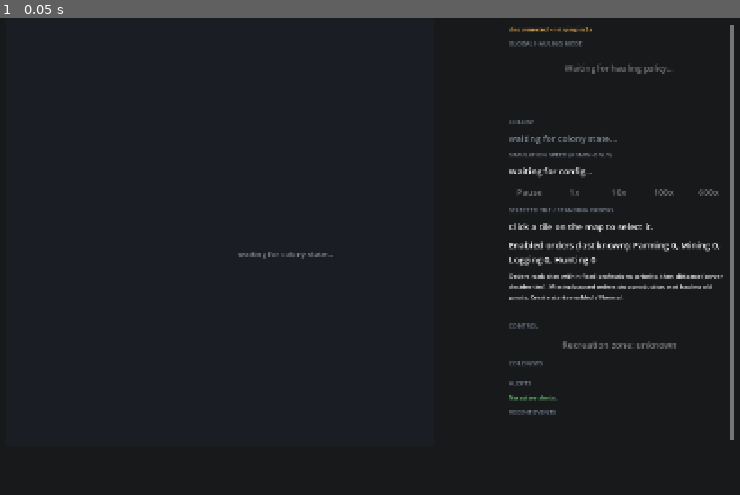
Above: before the commit, frame 1.
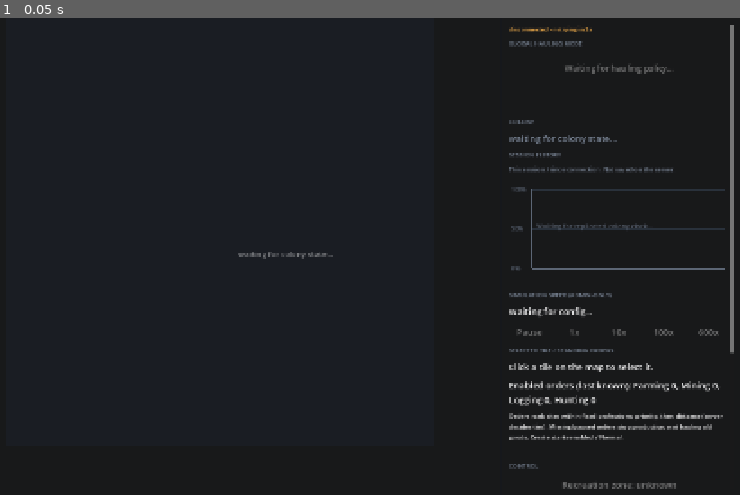
Above: after the commit, the same moment.

Repository: iMithrellas/continuum
Game: Godot game, scene res://scenes/main.tscn
The game is run twice, just before and just after one commit, with the same random seed, the same clock (stepped at 60 frames per second) and the same inputs.
Inputs:
- Up to frame 1 (0.05 s): no input

The runs differ from the first frame. In frame 1, 3.7% of the frame differs, in the area x 68-100%, y 28-99%.

Commit message:
feat(ui): add client session history chart

Diff:
--- /dev/null
+++ b/client/godot/scripts/history_chart.gd
@@ -0,0 +1,60 @@
+## Small chart for values observed during this client connection only.
+class_name HistoryChart
+extends Control
+
+const AXIS_COLOR := Color("5c6675")
+const GRID_COLOR := Color("29313b")
+const MOOD_COLOR := Color("6fcf7f")
+const PRODUCTIVITY_COLOR := Color("ffb74d")
+const PADDING := Vector2(42, 18)
+
+var _points: Array[Dictionary] = []
+
+
+func set_points(points: Array[Dictionary]) -> void:
+	_points = points
+	queue_redraw()
+
+
+func _ready() -> void:
+	custom_minimum_size = Vector2(0, 190)
+
+
+func _draw() -> void:
+	var font := ThemeDB.fallback_font
+	var plot := Rect2(PADDING.x, PADDING.y, size.x - PADDING.x - 8.0,
+			size.y - PADDING.y - 30.0)
+	if plot.size.x <= 20.0 or plot.size.y <= 20.0:
+		return
+	for value: int in [0, 50, 100]:
+		var y := plot.position.y + plot.size.y * (1.0 - value / 100.0)
+		draw_line(Vector2(plot.position.x, y), Vector2(plot.end.x, y), GRID_COLOR)
+		draw_string(font, Vector2(4, y + 4), "%d%%" % value, HORIZONTAL_ALIGNMENT_LEFT, -1, 10, AXIS_COLOR)
+	draw_line(plot.position, Vector2(plot.position.x, plot.end.y), AXIS_COLOR)
+	draw_line(Vector2(plot.position.x, plot.end.y), plot.end, AXIS_COLOR)
+	if _points.is_empty():
+		draw_string(font, Vector2(plot.position.x + 8, plot.position.y + plot.size.y / 2.0),
+			"Waiting for replicated colony clock...", HORIZONTAL_ALIGNMENT_LEFT, -1, 12, AXIS_COLOR)
+		return
+
+	var first_seconds: float = _points[0]["seconds"]
+	var last_seconds: float = _points[-1]["seconds"]
+	var span := maxf(last_seconds - first_seconds, 1.0)
+	var mood_line := PackedVector2Array()
+	var productivity_line := PackedVector2Array()
+	for point: Dictionary in _points:
+		var x := plot.position.x + (float(point["seconds"]) - first_seconds) / span * plot.size.x
+		var values: Dictionary = point["values"]
+		mood_line.append(Vector2(x, plot.position.y + plot.size.y * (1.0 - clampf(float(values.get("mood", 0.0)) / 100.0, 0.0, 1.0))))
+		productivity_line.append(Vector2(x, plot.position.y + plot.size.y * (1.0 - clampf(float(values.get("productivity", 0.0)) / 100.0, 0.0, 1.0))))
+	if mood_line.size() > 1:
+		draw_polyline(mood_line, MOOD_COLOR, 2.0, true)
+		draw_polyline(productivity_line, PRODUCTIVITY_COLOR, 2.0, true)
+	else:
+		draw_circle(mood_line[0], 3.0, MOOD_COLOR)
+		draw_circle(productivity_line[0], 3.0, PRODUCTIVITY_COLOR)
+	var span_minutes := (last_seconds - first_seconds) / 60.0
+	draw_string(font, Vector2(plot.position.x, size.y - 8), "0m", HORIZONTAL_ALIGNMENT_LEFT, -1, 10, AXIS_COLOR)
+	draw_string(font, Vector2(plot.end.x - 42, size.y - 8), "%.0fm" % span_minutes, HORIZONTAL_ALIGNMENT_LEFT, -1, 10, AXIS_COLOR)
+	draw_string(font, Vector2(plot.position.x + 8, plot.position.y - 4), "mood", HORIZONTAL_ALIGNMENT_LEFT, -1, 10, MOOD_COLOR)
+	draw_string(font, Vector2(plot.position.x + 48, plot.position.y - 4), "productivity", HORIZONTAL_ALIGNMENT_LEFT, -1, 10, PRODUCTIVITY_COLOR)
--- a/client/godot/scripts/main.gd
+++ b/client/godot/scripts/main.gd
@@ -4,6 +4,9 @@
 ## issues an intent-level reducer through the generated bindings. Nothing is
 ## predicted or mutated locally, so what you see is always what the server believes.
 extends Control
+
+const SessionHistoryModel = preload("res://scripts/session_history.gd")
+const HistoryChartControl = preload("res://scripts/history_chart.gd")
 
 ## How often the side panel is rebuilt. The backend ticks once a real second;
 ## rebuilding on every individual row change would be wasteful.
@@ -69,9 +72,12 @@
 var _database := ""
 var _reconnect_timer: SceneTreeTimer
 var _closing := false
+var _history: SessionHistory
+var _history_chart: HistoryChart
 
 
 func _ready() -> void:
+	_history = SessionHistoryModel.new()
 	_build_side_panel()
 	map.tile_selected.connect(_on_tile_selected)
 
@@ -118,6 +124,7 @@
 
 
 func _process(delta: float) -> void:
+	_sample_history()
 	if _intent_request != null:
 		_intent_seconds -= delta
 		if _intent_seconds <= 0.0:
@@ -171,6 +178,8 @@
 
 
 func _on_disconnected() -> void:
+	_history.reset()
+	_history_chart.set_points([])
 	_set_connection_text("disconnected - the colony keeps running without us",
 			Color("ff5c6c"))
 	_schedule_reconnect()
@@ -405,6 +414,16 @@
 	_status_label.fit_content = true
 	_status_label.scroll_active = false
 	side.add_child(_status_label)
+
+	side.add_child(_heading("Session history"))
+	var history_note := Label.new()
+	history_note.text = "This session / since connection. Not saved on the server."
+	history_note.autowrap_mode = TextServer.AUTOWRAP_WORD_SMART
+	history_note.add_theme_font_size_override("font_size", 11)
+	history_note.add_theme_color_override("font_color", Color("7f8b9c"))
+	side.add_child(history_note)
+	_history_chart = HistoryChartControl.new()
+	side.add_child(_history_chart)
 
 	side.add_child(_heading("Simulation speed (admin-only)"))
 	_speed_label = Label.new()
@@ -545,6 +564,20 @@
 	])
 
 
+func _sample_history() -> void:
+	if not _state_ready:
+		return
+	var config: ContinuumConfig = SpacetimeDB.Continuum.db.config.id.find(0)
+	var colony: ContinuumColony = SpacetimeDB.Continuum.db.colony.id.find(0)
+	if config == null or colony == null:
+		return
+	if _history.sample(config.game_seconds, {
+		"mood": colony.smoothed_mood,
+		"productivity": colony.smoothed_productivity,
+	}):
+		_history_chart.set_points(_history.points())
+
+
 func _resource_text(kind: int, amount: float) -> String:
 	return "[color=#%s]%s: %.1f[/color]" % [
 		ColonyMap.RESOURCE_COLORS[kind].to_html(false),
--- /dev/null
+++ b/client/godot/scripts/session_history.gd
@@ -0,0 +1,36 @@
+## Bounded, client-local samples from one live connection.
+class_name SessionHistory
+extends RefCounted
+
+const MAX_POINTS := 240
+const SAMPLE_INTERVAL_SECONDS := 60.0
+
+var _points: Array[Dictionary] = []
+var _last_game_seconds := -1.0
+
+
+func reset() -> void:
+	_points.clear()
+	_last_game_seconds = -1.0
+
+
+## Returns true only when a new replicated clock sample was accepted.
+## A paused clock therefore cannot add duplicate points.
+func sample(game_seconds: float, values: Dictionary) -> bool:
+	if _last_game_seconds >= 0.0 and game_seconds < _last_game_seconds:
+		reset()
+	if _last_game_seconds >= 0.0 and game_seconds - _last_game_seconds < SAMPLE_INTERVAL_SECONDS:
+		return false
+	_last_game_seconds = game_seconds
+	_points.append({"seconds": game_seconds, "values": values.duplicate()})
+	if _points.size() > MAX_POINTS:
+		_points.pop_front()
+	return true
+
+
+func points() -> Array[Dictionary]:
+	return _points.duplicate(true)
+
+
+func size() -> int:
+	return _points.size()
--- /dev/null
+++ b/client/godot/tools/history_test.gd
@@ -0,0 +1,25 @@
+## Deterministic unit check for the client-only session history buffer.
+extends SceneTree
+
+const History = preload("res://scripts/session_history.gd")
+
+
+func _init() -> void:
+	var history = History.new()
+	assert(history.sample(10.0, {"food": 4.0, "mood": 60.0}))
+	assert(not history.sample(10.0, {"food": 5.0, "mood": 61.0}))
+	assert(not history.sample(50.0, {"food": 5.0, "mood": 61.0}))
+	assert(history.sample(70.0, {"food": 5.0, "mood": 62.0}))
+	assert(history.size() == 2)
+	assert(is_equal_approx(history.points()[1]["values"]["food"], 5.0))
+	history.reset()
+	assert(history.size() == 0)
+	assert(history.sample(2.0, {"mood": 33.0, "productivity": 81.0}))
+	for index in 360:
+		history.sample(62.0 + index * 60.0, {"mood": index, "productivity": 100.0 - index})
+	assert(history.size() == History.MAX_POINTS)
+	assert(history.points()[0]["seconds"] > 62.0)
+	history.sample(1.0, {"mood": 10.0})
+	assert(history.size() == 1)
+	print("HISTORY_PASS cap duplicate pause reset selected-values rewind")
+	quit(0)
Not shown, added: client/godot/scripts/history_chart.gd.uid
Not shown, added: client/godot/scripts/session_history.gd.uid
Not shown, added: client/godot/tools/history_test.gd.uid
Not shown, changed: PLAN.md
